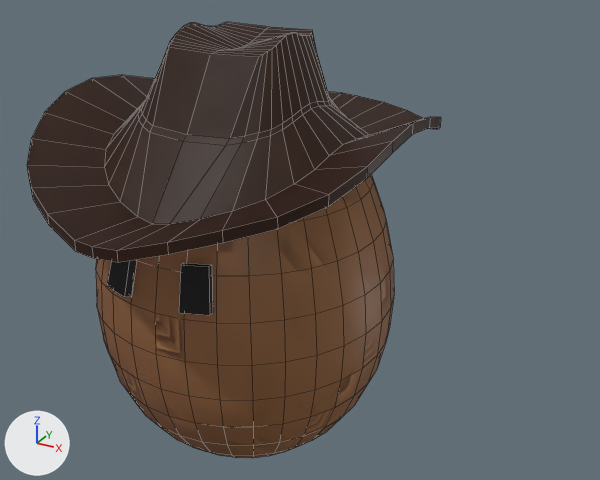
What one commit did to the FBX model Assets/_NoNameSurvivorAssets/Models/Characters.fbx.
Rendered twice from a camera (50 mm lens) standing at (2.766, -4.276, 3.759) and looking at (0.265, 0.271, 1.486). Lighting does not change. The marker at lower left points along +X, +Y and +Z. Mesh edges are drawn as thin lines. Where no turn or scale is listed for an object, it has been applied to the vertices. Vertices at the same position are counted once.

In view in the first picture: 'Character'.
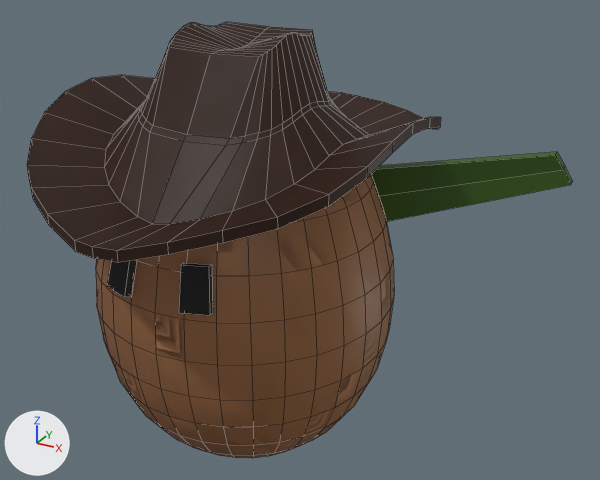
The change, as JSON lines over the scene's bpy script:
```json
{"block": "me_sphere_002", "where": "# used by ob_enemy_dasher; location = (0.0, 0.0, 0.0)"}
{"block": "me_sphere_002", "where": "# verts and faces of me_sphere_002; kept vertices keep their numbers, new ones are numbered from 712"}
{"block": "me_sphere_002", "where": "# before: 2 (0.0, 0.98, 1.45), 3 (0.0, 1.0, 1.19), 476 (0.0, 0.92, 1.72), 703 (-1.63, 1.55, 1.94), 704 (-1.69, 1.58, 1.83)"}
{"block": "me_sphere_002", "where": "# before: 706 (0.0, 1.04, 1.46), 708 (-1.62, 1.61, 1.95), 711 (0.0, 0.98, 1.72)"}
{"op": "remove", "block": "me_sphere_002", "code": "me_sphere_002.from_pydata(...)  # 712 vertices, 722 faces; spans x -1.75..1.16, y -1.42..1.65, z 0.0..2.92"}
{"op": "add", "block": "me_sphere_002", "code": "me_sphere_002.from_pydata(...)  # 722 vertices, 732 faces; spans x -1.75..1.75, y -1.42..1.65, z 0.0..2.92"}
{"block": "me_sphere_002", "change": "me_sphere_002 part 1"}
{"op": "add", "block": "me_sphere_002", "code": "delete_faces([(2, 476, 703, 704), (476, 711, 708, 703), (2, 706, 711, 476)])"}
{"op": "add", "block": "me_sphere_002", "code": "verts[712] = (0.0, 0.92, 1.72)"}
{"op": "add", "block": "me_sphere_002", "code": "verts[713] = (1.63, 1.55, 1.94)  # pixel (555, 155)"}
{"op": "add", "block": "me_sphere_002", "code": "verts[714] = (1.69, 1.58, 1.83)  # pixel (563, 169)"}
{"op": "add", "block": "me_sphere_002", "code": "verts[715] = (1.75, 1.59, 1.72)  # pixel (570, 184)"}
{"op": "add", "block": "me_sphere_002", "code": "verts[716] = (0.0, 1.04, 1.46)"}
{"op": "add", "block": "me_sphere_002", "code": "verts[717] = (0.0, 1.06, 1.19)"}
{"op": "add", "block": "me_sphere_002", "code": "verts[718] = (1.62, 1.61, 1.95)  # pixel (557, 151)"}
{"op": "add", "block": "me_sphere_002", "code": "verts[719] = (1.69, 1.64, 1.84)  # pixel (565, 166)"}
{"op": "add", "block": "me_sphere_002", "code": "verts[720] = (1.75, 1.65, 1.73)  # pixel (572, 181)"}
{"op": "add", "block": "me_sphere_002", "code": "verts[721] = (0.0, 0.98, 1.72)"}
{"op": "add", "block": "me_sphere_002", "code": "faces += [(2, 712, 703, 704), (703, 712, 711, 708), (2, 706, 711, 712), (2, 714, 713, 712), (2, 3, 715, 714), (716, 721, 718, 719)]"}
{"op": "add", "block": "me_sphere_002", "code": "faces += [(716, 719, 720, 717), (712, 713, 718, 721), (713, 714, 719, 718), (3, 717, 720, 715), (2, 712, 721, 716), (714, 715, 720, 719)]"}
{"op": "add", "block": "me_sphere_002", "code": "faces += [(2, 716, 717, 3)]"}
```

Pixel boxes [x1, y1, x2, y2] of what changed, in the pictures (600 x 480 px):
```json
{"object": "enemy_Dasher", "change": "reshaped", "after": [372, 152, 573, 222], "on screen": "not visible before"}
```
